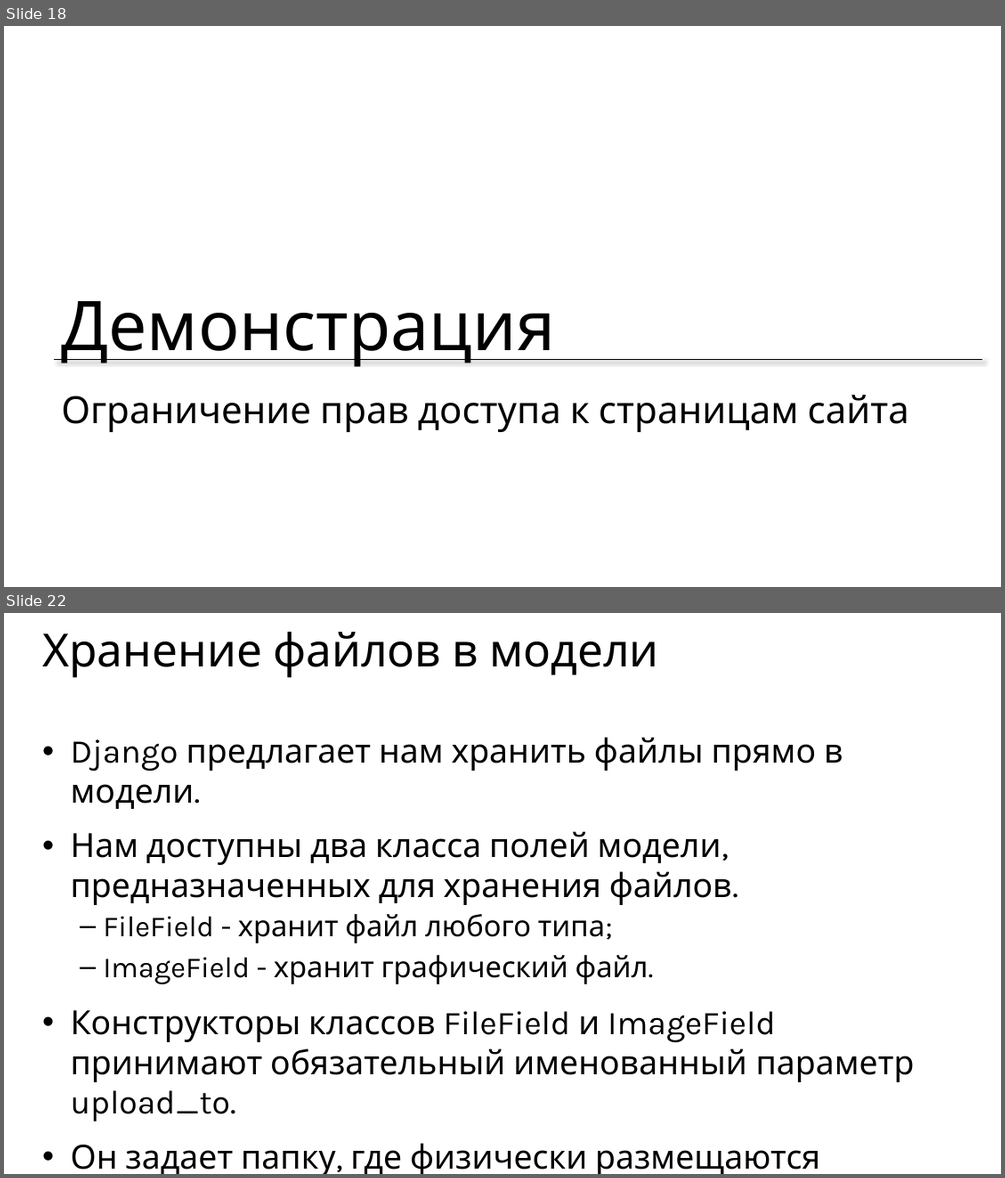
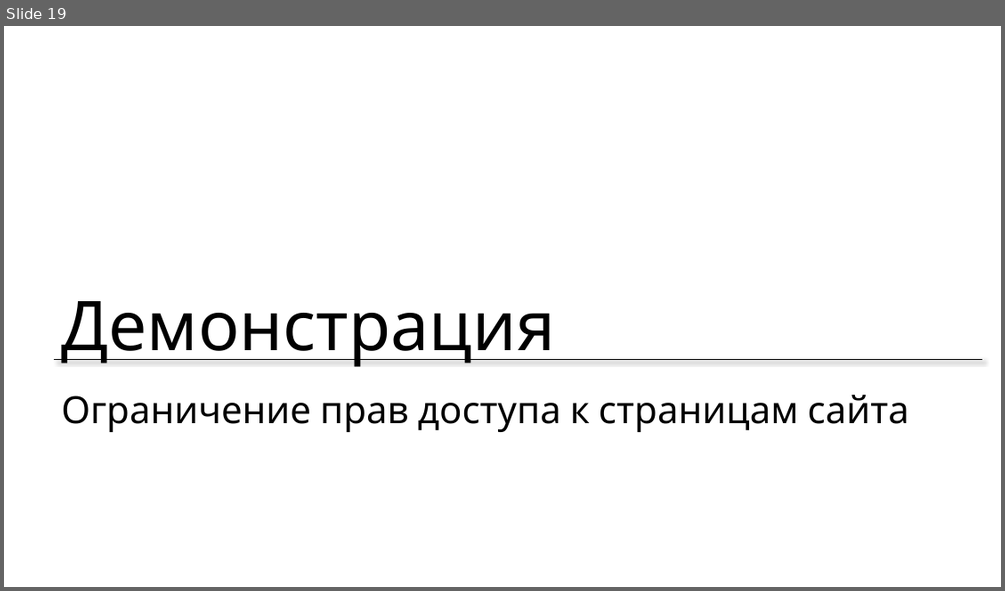
Before and after one commit to maxchv/LearnPython, a slide deck: week14/auth.pptx. Shown one above the other, each under a label of ours: slides 18 and 22 before the commit, slide 19 after it; the slides between them are not shown. The pictures are 1005x1178 and 1005x591 pixels, drawn with LibreOffice and Linux fonts; fonts in the diff are those of the drawing. Boxes give left, top, right and bottom in pixels: in the first picture for what was removed or moved away, otherwise in the second. Text is boxed around its words. In the diff, an @@ line names an element or a change of style, - is before the commit and + after.

```diff
--- a/week14/auth.pptx
+++ b/week14/auth.pptx
@@ slide 22 removed at [4,613,1001,1174], background #FFFFFF @@
@@ title removed at [42,632,659,678] @@
-Хранение файлов в модели
@@ text removed at [71,737,914,1174] @@
-• Django предлагает нам хранить файлы прямо в модели.
-• Нам доступны два класса полей модели, предназначенных для хранения файлов.
-  – FileField - хранит файл любого типа;
-  – ImageField - хранит графический файл.
-• Конструкторы классов FileField и ImageField принимают обязательный именованный параметр upload_to.
-• Он задает папку, где физически размещаются хранящиеся в данном поле файлы
@@ what was slide 18 is now slide 19 @@
```
Also in this commit, not shown: 2 slides changed, 12 slides added, 11 other slides removed, 39 other files.
